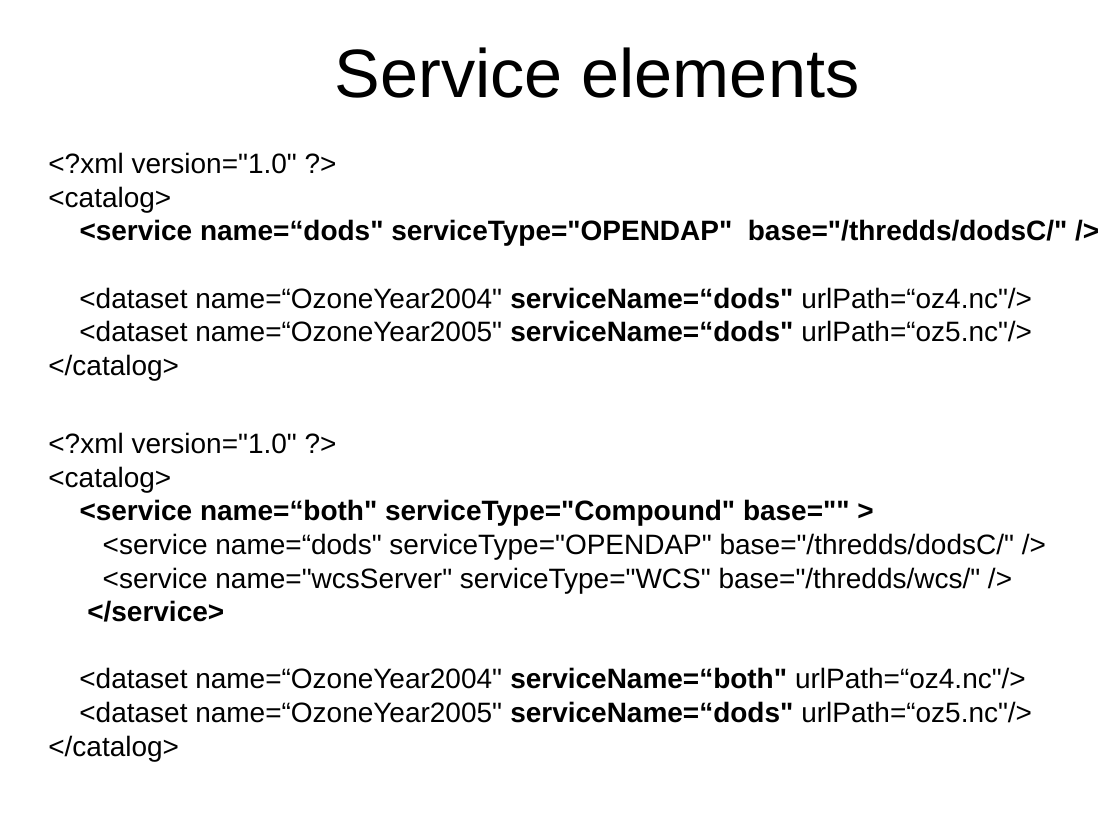
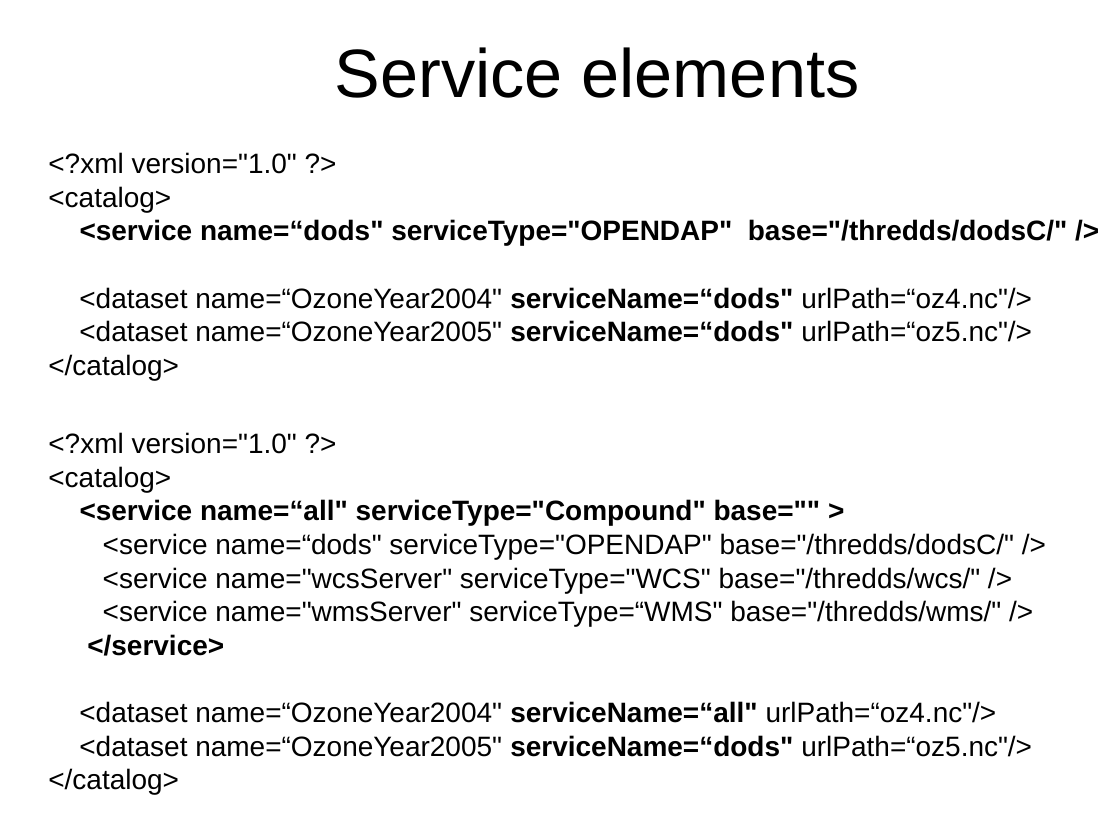
Before and after one commit to ooici-eoi/THREDDS, a slide deck: slide 7 of docs/web/thredds/tech/tutorial/TDS Data Services.ppt (slide 3 before the commit). Drawn at 1120x840 pixels with LibreOffice and Linux fonts; fonts in the diff are those of the drawing; background and template pictures are left out. Boxes give left, top, right and bottom in pixels: in the first picture for what was removed or moved away, otherwise in the second. Text is boxed around its words. In the diff, an @@ line names an element or a change of style, - is before the commit and + after.

```diff
--- a/docs/web/thredds/tech/tutorial/TDS Data Services.ppt
+++ b/docs/web/thredds/tech/tutorial/TDS Data Services.ppt
@@ text at bbox=[80, 499, 821, 526]: text changed @@
-<service name=“both" serviceType="Compound" base="" >
+<service name=“all" serviceType="Compound" base="" >
@@ text at bbox=[103, 600, 1001, 626]: paragraph added @@
+<service name="wmsServer" serviceType=“WMS" base="/thredds/wms/" />
@@ text at bbox=[79, 701, 997, 723]: text changed @@
-<dataset name=“OzoneYear2004" serviceName=“both" urlPath=“oz4.nc"/>
+<dataset name=“OzoneYear2004" serviceName=“all" urlPath=“oz4.nc"/>
```
Also in this commit, not shown: 9 other slides changed, 11 slides added, 5 other files.
